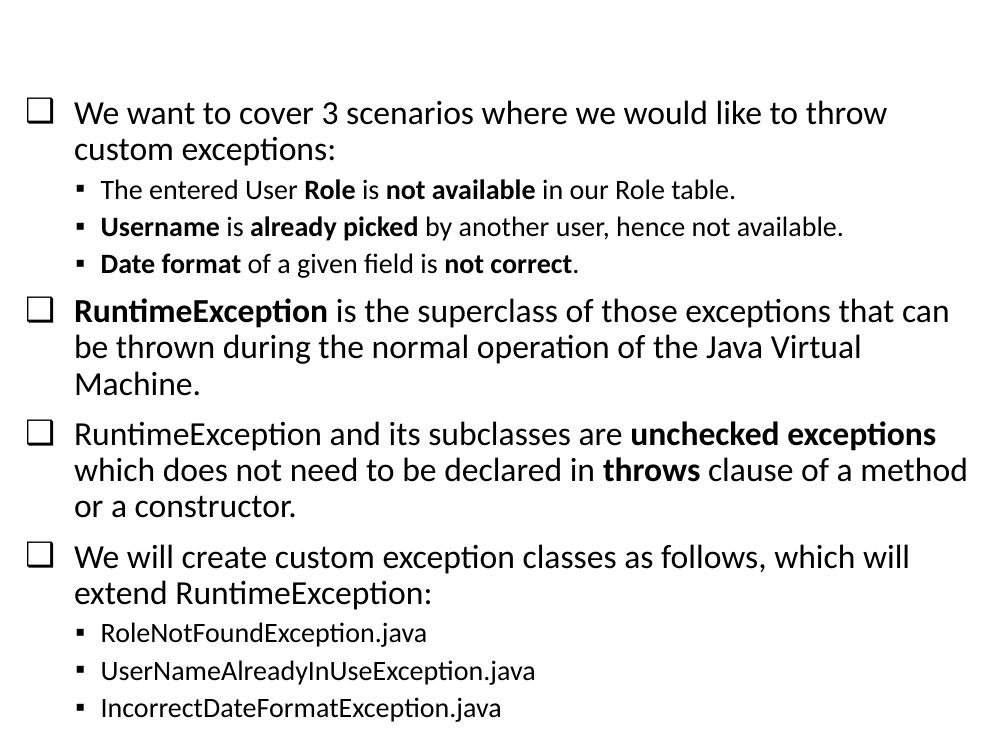
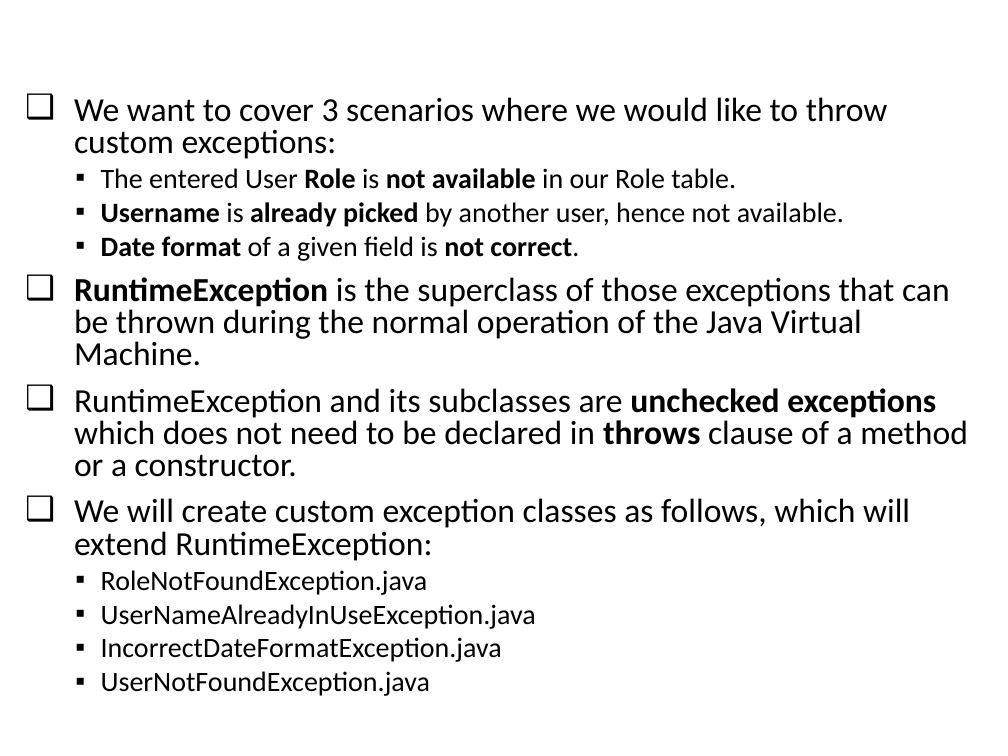
Before and after one commit to vishalrangras/spring-boot-sample, a slide deck: slide 61 of Developing with Spring Boot.pptx. Drawn at 1008x756 pixels with LibreOffice and Linux fonts; fonts in the diff are those of the drawing; background and template pictures are left out. Boxes give left, top, right and bottom in pixels: in the first picture for what was removed or moved away, otherwise in the second. Text is boxed around its words. In the diff, an @@ line names an element or a change of style, - is before the commit and + after.

```diff
--- a/Developing with Spring Boot.pptx
+++ b/Developing with Spring Boot.pptx
@@ text at [74, 97, 968, 662]: line spacing 0.9 to 0.8 @@
@@ text at [101, 671, 431, 696]: paragraph added @@
+  ▪ UserNotFoundException.java
```
Also in this commit, not shown: 1 other slide changed, 7 other files.
